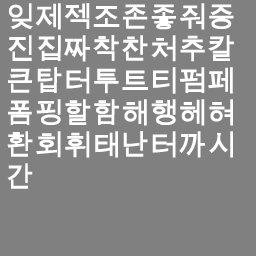
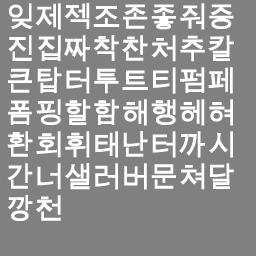
Layers edited between the first and the second 256 × 256 image:
painted on "잊제젝조존좋줘증 진집짜착찬처추칼 큰탑터투트티펌페 폼핑할" over [8, 163, 234, 221]
